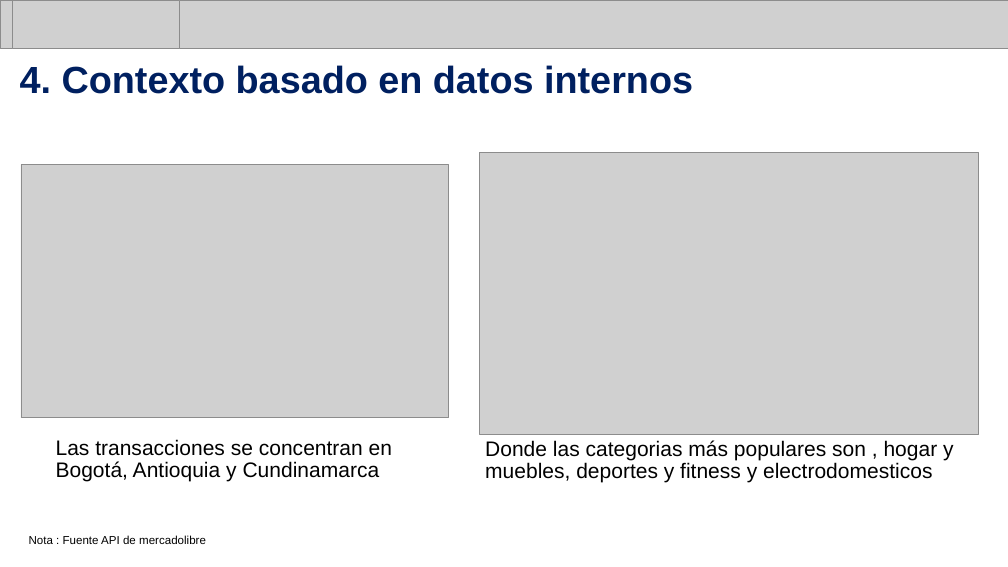
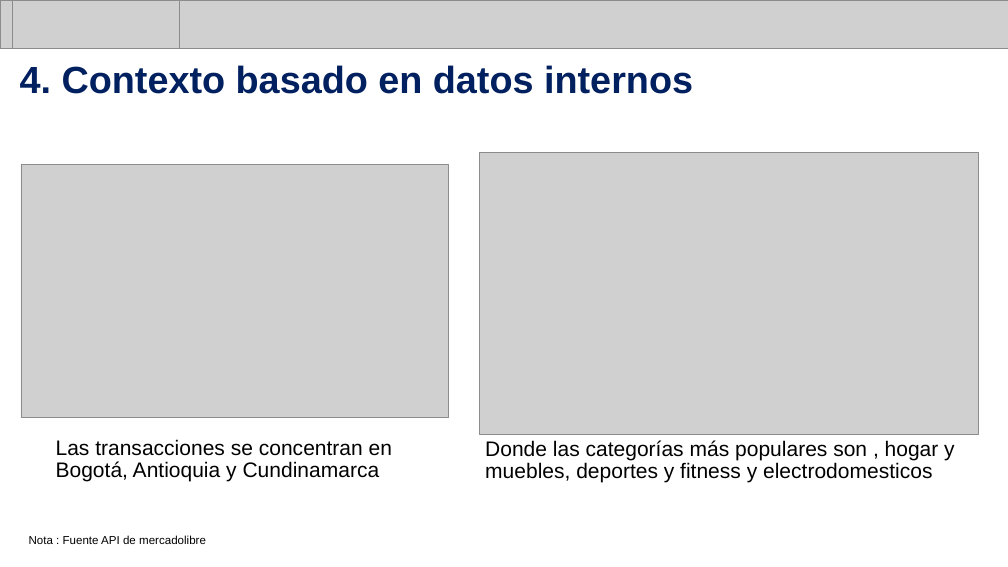
Before and after one commit to Guilcillo/Meli_challenge, a slide deck: slide 5 of Meli_Challenge.pptx. Drawn at 1008x567 pixels with LibreOffice and Linux fonts; fonts in the diff are those of the drawing; grey boxes stand for pictures. Boxes give left, top, right and bottom in pixels: in the first picture for what was removed or moved away, otherwise in the second. Text is boxed around its words. In the diff, an @@ line names an element or a change of style, - is before the commit and + after.

```diff
--- a/Meli_Challenge.pptx
+++ b/Meli_Challenge.pptx
@@ text at bbox=[485, 440, 955, 483]: text changed @@
-Donde las categorias más populares son , hogar y muebles, deportes y fitness y electrodomesticos
+Donde las categorías más populares son , hogar y muebles, deportes y fitness y electrodomesticos
```
Also in this commit, not shown: 7 other slides changed, 1 other file.
